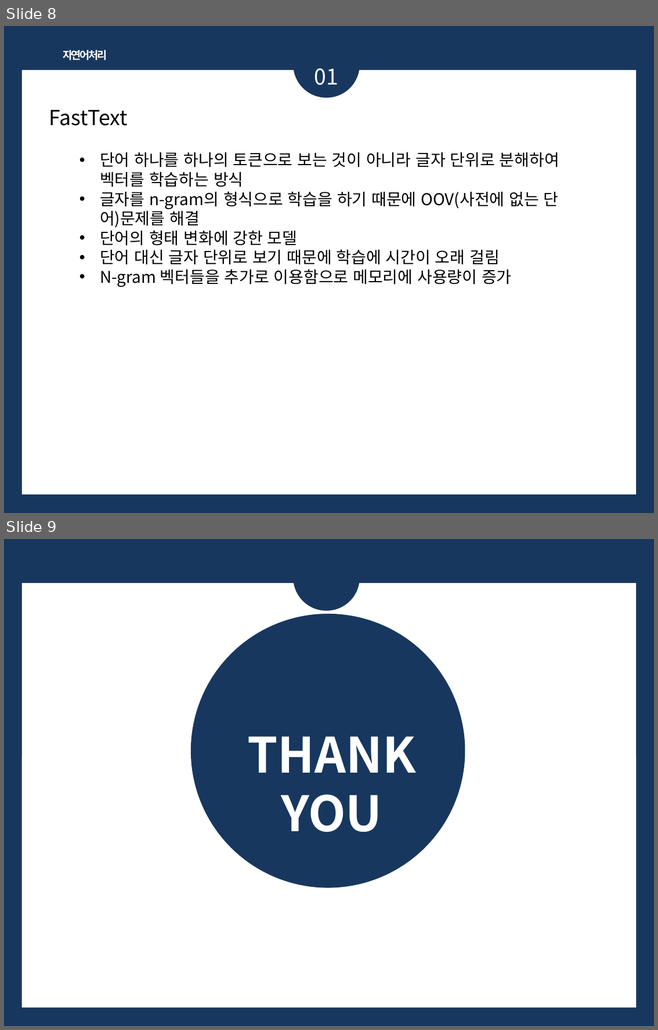
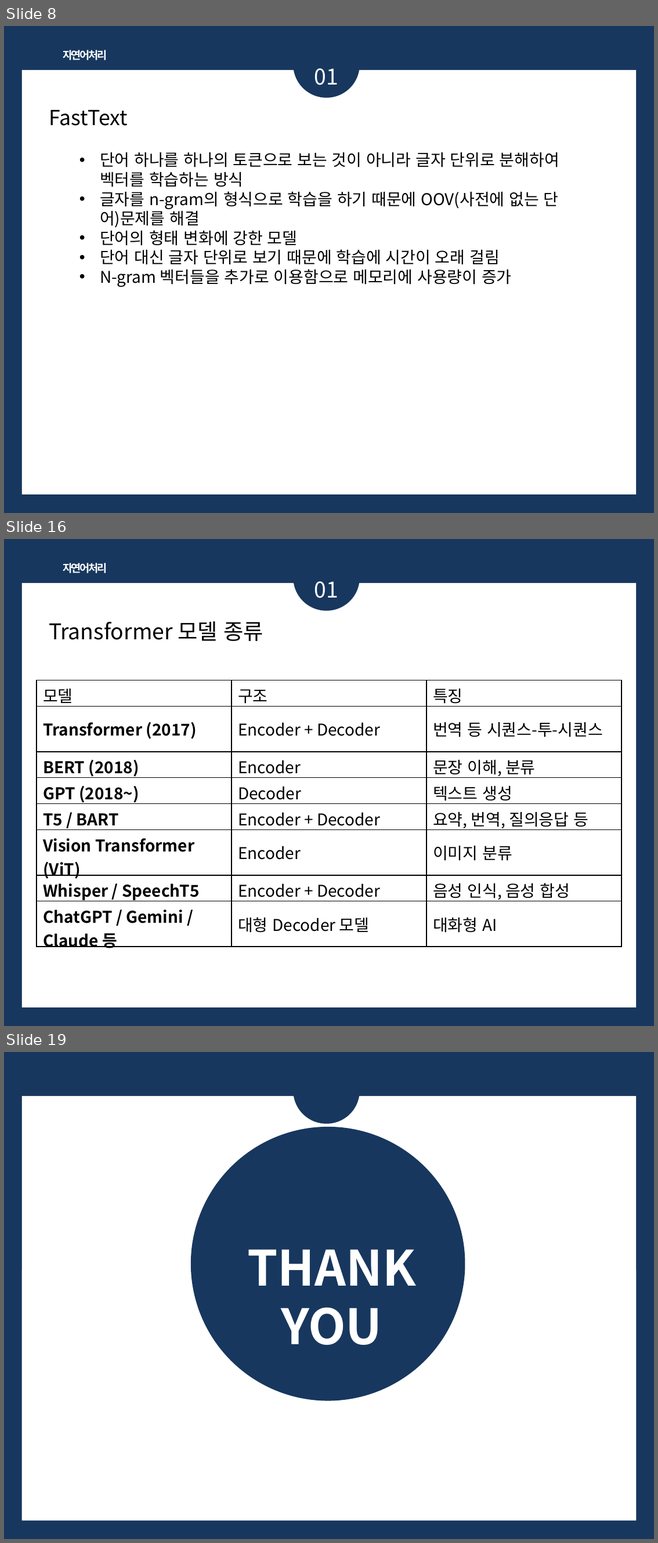
Before and after one commit to bsmoon-86/multicam_2025, a slide deck: PPT/자연어_임베딩.pptx. Shown one above the other, each under a label of ours: slides 8 and 9 before the commit, slides 8, 16 and 19 after it; the slides between them are not shown. The pictures are 658x1030 and 658x1543 pixels, drawn with LibreOffice and Linux fonts; fonts in the diff are those of the drawing. Boxes give left, top, right and bottom in pixels: in the first picture for what was removed or moved away, otherwise in the second. Text is boxed around its words. In the diff, an @@ line names an element or a change of style, - is before the commit and + after.

```diff
--- a/PPT/자연어_임베딩.pptx
+++ b/PPT/자연어_임베딩.pptx
@@ slide 16 added at [4,539,654,1026], background #17375E; not listed: 1 template element that a slide beside it also shows @@
@@ ellipse added at [293,544,360,610], fill #17375E @@
@@ text added at [63,563,107,573], 12 pt, text #FFFFFF, bold @@
+자연어처리
@@ text added at [314,581,338,598], 24 pt, text #FFFFFF @@
+01
@@ text added at [49,621,263,641], 24 pt, text #000000 @@
+Transformer 모델 종류
@@ table added at [36,680,621,951], 8 rows, 3 columns @@
+모델 | 구조 | 특징
+Transformer (2017) | Encoder + Decoder | 번역 등 시퀀스-투-시퀀스
+BERT (2018) | Encoder | 문장 이해, 분류
+GPT (2018~) | Decoder | 텍스트 생성
+T5 / BART | Encoder + Decoder | 요약, 번역, 질의응답 등
+Vision Transformer (ViT) | Encoder | 이미지 분류
+Whisper / SpeechT5 | Encoder + Decoder | 음성 인식, 음성 합성
+ChatGPT / Gemini / Claude 등 | 대형 Decoder 모델 | 대화형 AI
@@ what was slide 9 is now slide 19 @@
```
Also in this commit, not shown: 9 other slides added.
